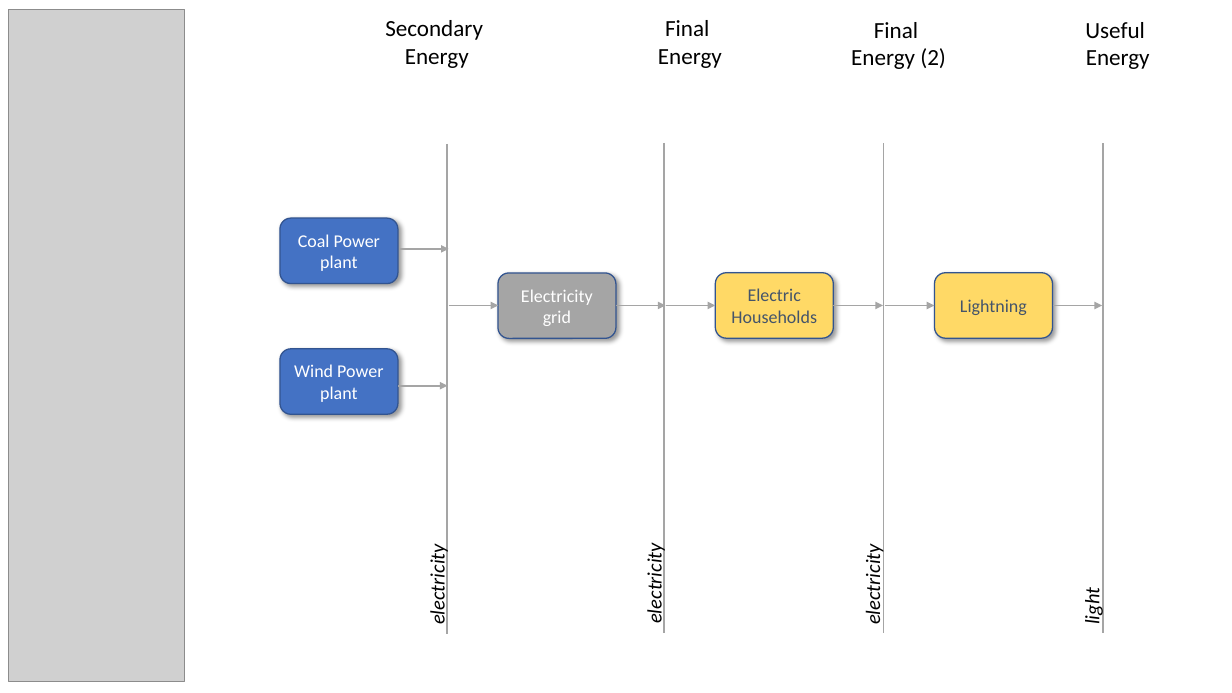
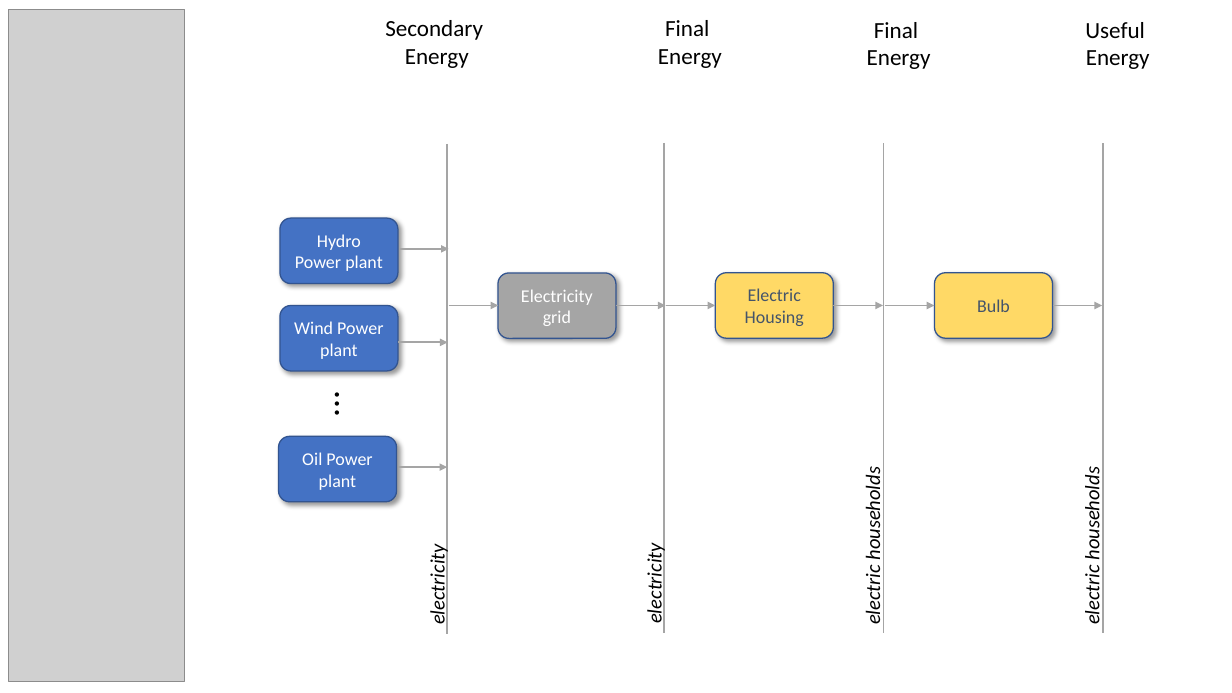
Before and after one commit to jonathanvvelasco/Rede_e_Gas, a slide deck: slide 3 of Documentação/1-Diagrama PPT/Cadeias Energéticas.pptx. Drawn at 1232x693 pixels with LibreOffice and Linux fonts; fonts in the diff are those of the drawing; grey boxes stand for pictures. Boxes give left, top, right and bottom in pixels: in the first picture for what was removed or moved away, otherwise in the second. Text is boxed around its words. In the diff, an @@ line names an element or a change of style, - is before the commit and + after.

Commit message:
Add Housing como Energia Final
Alteração nas tecnologias.

(tec):
- grid-->housing-->bulb

(commodity):
- electricity --(tec)--> electricity --(tec)--> electric households --(tec)--> electric households

```diff
--- a/Documentação/1-Diagrama PPT/Cadeias Energéticas.pptx
+++ b/Documentação/1-Diagrama PPT/Cadeias Energéticas.pptx
@@ text at (867,50,931,69): text changed @@
-Energy (2)
+Energy
@@ text in rounded rectangle at (295,234,382,271): text changed @@
-Coal Power plant
+Hydro Power plant
@@ text in rounded rectangle at (745,288,804,326): text changed @@
-Electric Households
+Electric Housing
@@ text in rounded rectangle at (977,299,1010,312): text changed @@
-Lightning
+Bulb
@@ rounded rectangle "Wind Power plant": place and size @@
-rounded rectangle "Wind Power plant" at (280,349,398,415)
+rounded rectangle "Wind Power plant" at (280,306,398,372)
@@ arrow moved from (398, 385) - (447, 385) to (398, 343) - (447, 343) @@
@@ text added at (323,381,376,427), 28 pt, text #000000 @@
+...
@@ rounded rectangle added at (278,436,396,502), fill #4472C4, outline #325491 1 pt, 14 pt, text #FFFFFF @@
+Oil Power plant
@@ arrow added from (397, 468) to (447, 468), #A5A5A5 1.5 pt @@
@@ text at (861,476,886,623): text changed @@
-electricity
+electric households
@@ text at (1080,476,1105,623): text changed @@
-light
+electric households
```
Also in this commit, not shown: 2 slides removed, 2 other files.
